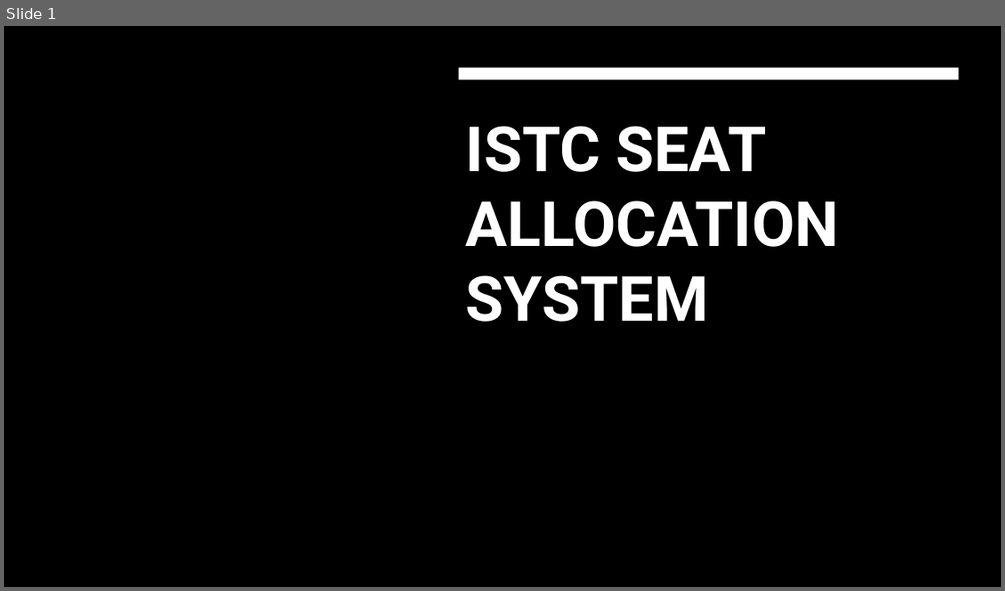
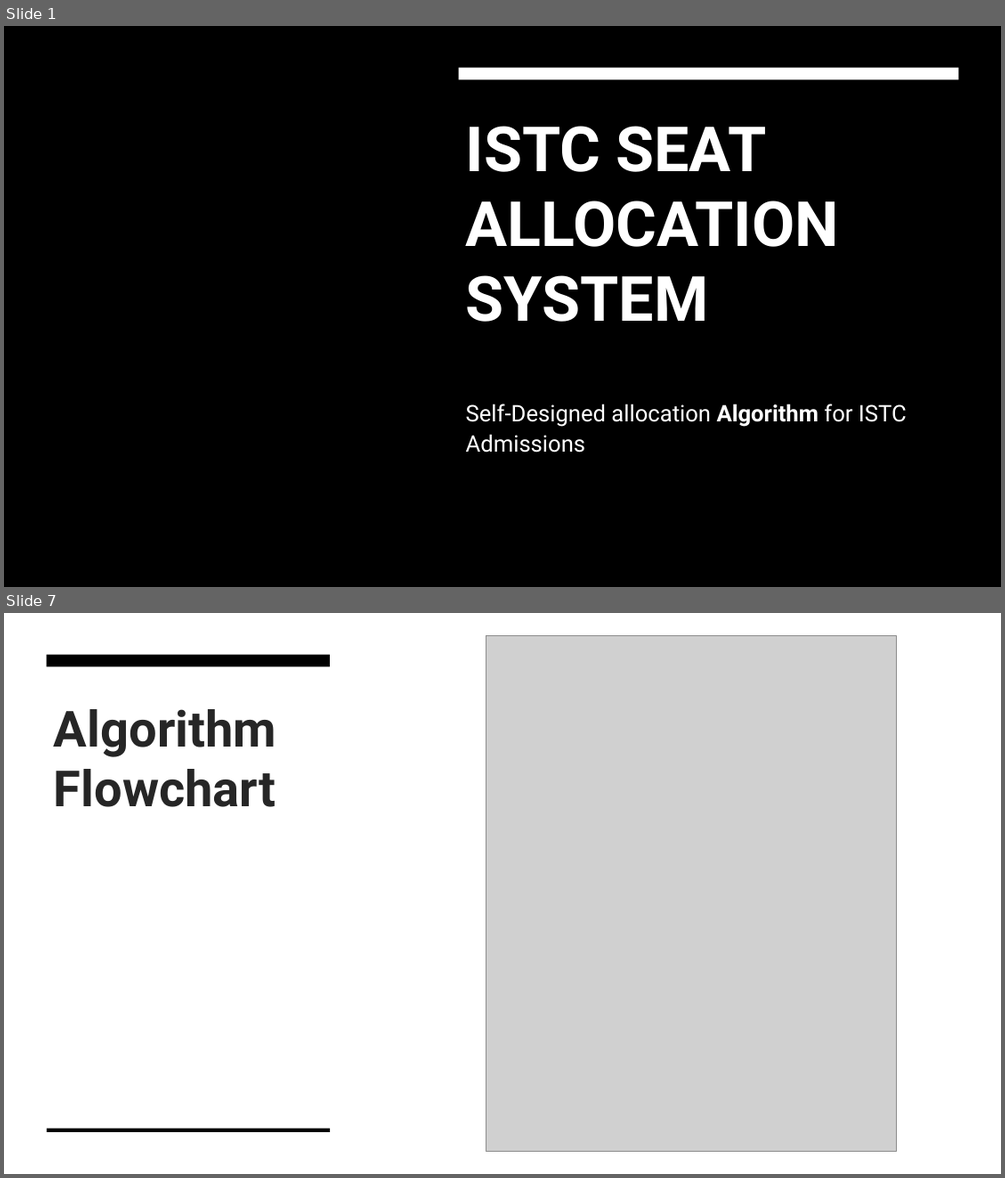
Before and after one commit to jainishjain11/istc-seat-allocation, a slide deck: public/ISTC_PPT.pptx. Shown one above the other, each under a label of ours: slide 1 before the commit, slides 1 and 7 after it; the slides between them are not shown. The pictures are 1005x591 and 1005x1178 pixels, drawn with LibreOffice and Linux fonts; fonts in the diff are those of the drawing; grey boxes stand for pictures; background and template pictures are left out. Boxes give left, top, right and bottom in pixels: in the first picture for what was removed or moved away, otherwise in the second. Text is boxed around its words. In the diff, an @@ line names an element or a change of style, - is before the commit and + after.

```diff
--- a/public/ISTC_PPT.pptx
+++ b/public/ISTC_PPT.pptx
@@ slide 7 added at (x1=4, y1=613, x2=1001, y2=1174), background #FFFFFF @@
@@ rectangle added at (x1=4, y1=613, x2=1001, y2=1174), fill #FFFFFF @@
@@ picture added at (x1=485, y1=636, x2=896, y2=1151) @@
@@ rectangle added at (x1=47, y1=655, x2=330, y2=666), fill #000000 @@
@@ title added at (x1=54, y1=709, x2=276, y2=807), 48 pt, text #262626, bold @@
+Algorithm Flowchart
@@ rectangle added at (x1=47, y1=1128, x2=330, y2=1132), fill #000000 @@
@@ slide 1 changed as well @@
@@ subtitle added at (x1=466, y1=403, x2=906, y2=452), 22 pt, text #FFFFFF @@
+Self-Designed allocation Algorithm for ISTC Admissions
```
Also in this commit, not shown: 6 other slides added, 5 slides removed.
